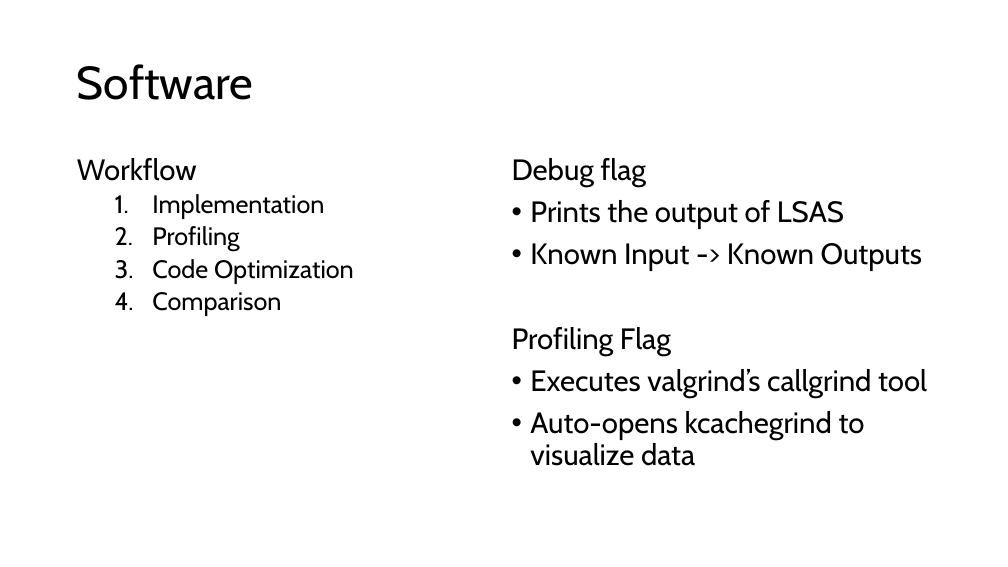
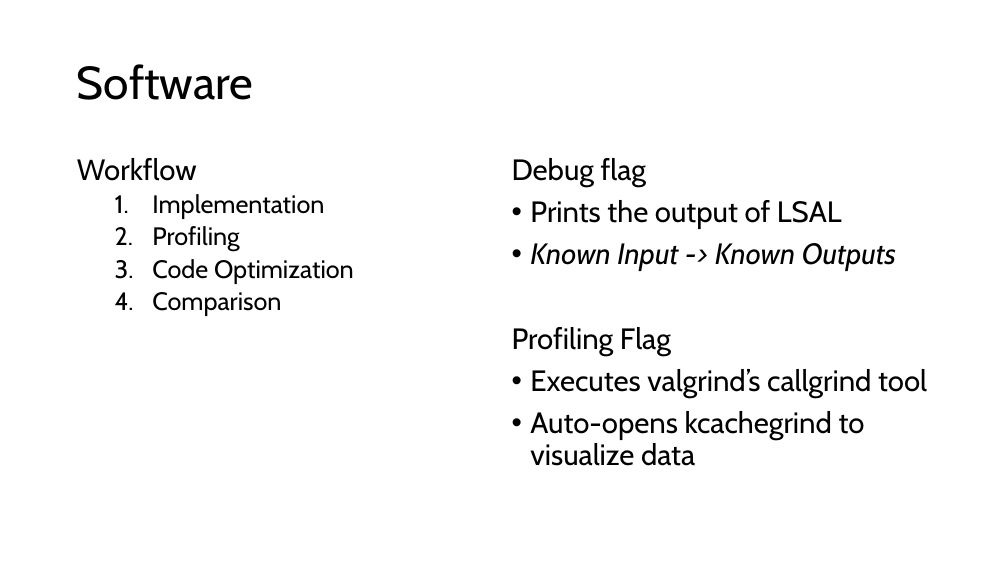
Before and after one commit to Embedded-Systems-2023-24/Embedded-Systems, a slide deck: slide 5 of lab3/lsal/Lab3 Presentation.pptx. Drawn at 1008x567 pixels with LibreOffice and Linux fonts; fonts in the diff are those of the drawing. Boxes give left, top, right and bottom in pixels: in the first picture for what was removed or moved away, otherwise in the second. Text is boxed around its words. In the diff, an @@ line names an element or a change of style, - is before the commit and + after.

```diff
--- a/lab3/lsal/Lab3 Presentation.pptx
+++ b/lab3/lsal/Lab3 Presentation.pptx
@@ text at <box>530,200,842,229</box>: text changed @@
-• Prints the output of LSAS
+• Prints the output of LSAL
@@ text at <box>530,243,896,271</box>: italic on in "Known Input -> Known Outputs" @@
```
Also in this commit, not shown: 4 other slides changed, 1 slide added, 1 slide removed, 5 other files.
